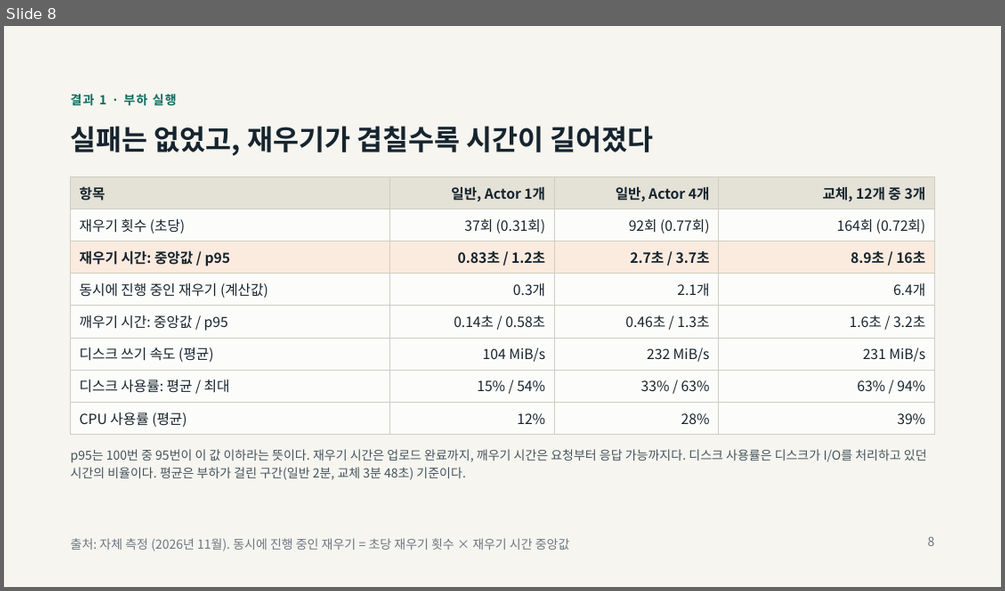
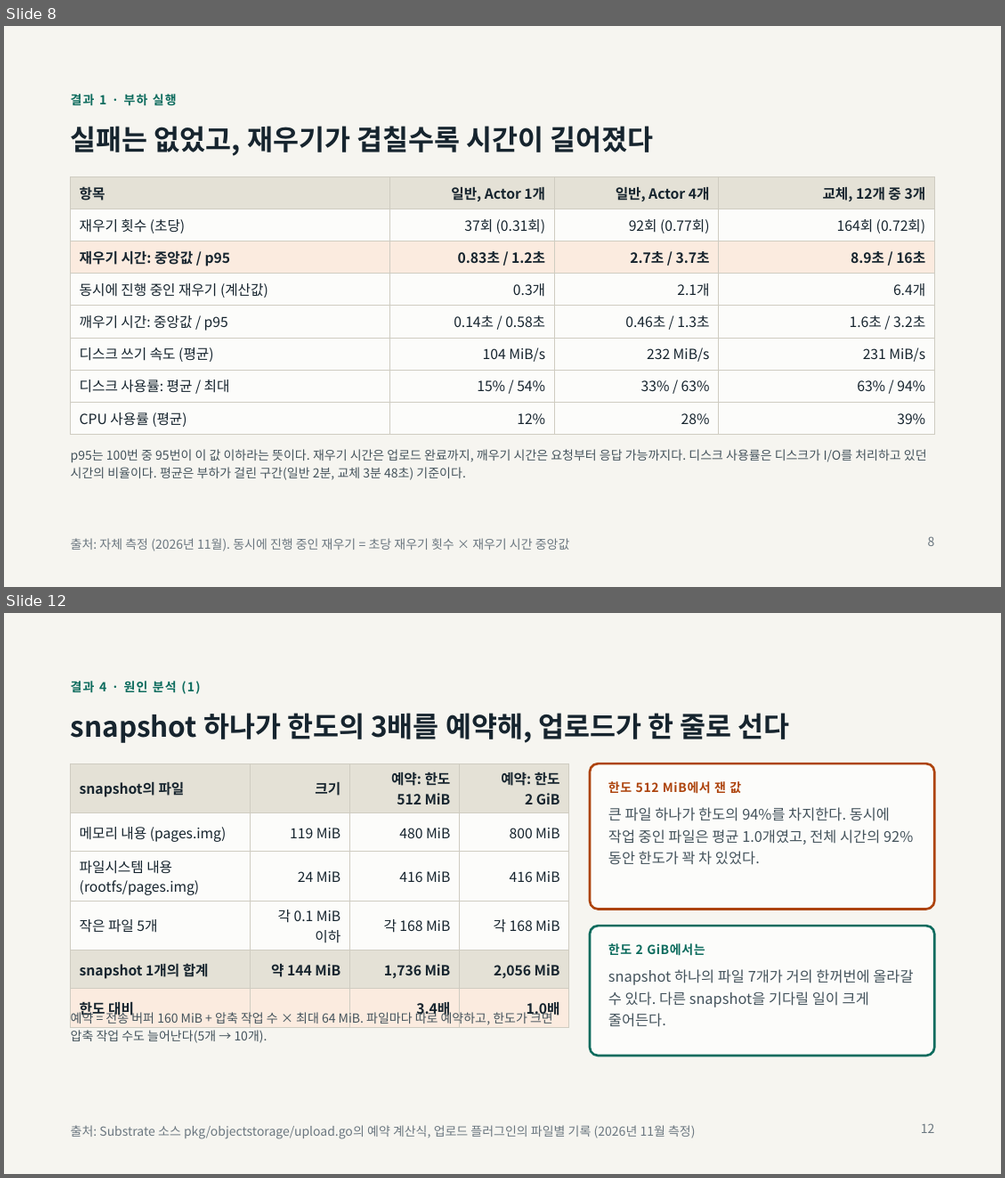
Before and after one commit to taejin-oh/agent-suspend-bench, a slide deck: docs/presentation/agent-substrate-suspend-bench.pptx. Shown one above the other, each under a label of ours: slide 8 before the commit, slides 8 and 12 after it; the slides between them are not shown. The pictures are 1005x591 and 1005x1178 pixels, drawn with LibreOffice and Linux fonts; fonts in the diff are those of the drawing. Boxes give left, top, right and bottom in pixels: in the first picture for what was removed or moved away, otherwise in the second. Text is boxed around its words. In the diff, an @@ line names an element or a change of style, - is before the commit and + after.

```diff
--- a/docs/presentation/agent-substrate-suspend-bench.pptx
+++ b/docs/presentation/agent-substrate-suspend-bench.pptx
@@ slide 12 added at (4,613,1001,1174), background #F6F5F0 @@
@@ text added at (71,681,200,694), 12 pt, text #0C6B5D, bold @@
+결과 4 · 원인 분석 (1)
@@ title added at (71,713,790,743), 27 pt, text #16242E, bold @@
+snapshot 하나가 한도의 3배를 예약해, 업로드가 한 줄로 선다
@@ table added at (71,763,569,1022), 6 rows, 4 columns @@
+snapshot의 파일 | 크기 | 예약: 한도 512 MiB | 예약: 한도 2 GiB
+메모리 내용 (pages.img) | 119 MiB | 480 MiB | 800 MiB
+파일시스템 내용 (rootfs/pages.img) | 24 MiB | 416 MiB | 416 MiB
+작은 파일 5개 | 각 0.1 MiB 이하 | 각 168 MiB | 각 168 MiB
+snapshot 1개의 합계 | 약 144 MiB | 1,736 MiB | 2,056 MiB
+한도 대비 |  | 3.4배 | 1.0배
@@ rounded rectangle added at (590,763,934,908), fill #FCFCFA, outline #AD430C 2.25 pt @@
@@ text added at (608,781,913,865), 14 pt, text #44535C @@
+한도 512 MiB에서 잰 값
+큰 파일 하나가 한도의 94%를 차지한다. 동시에 작업 중인 파일은 평균 1.0개였고, 전체 시간의 92% 동안 한도가 꽉 차 있었다.
@@ rounded rectangle added at (590,925,934,1055), fill #FCFCFA, outline #0C6B5D 2.25 pt @@
@@ text added at (608,943,913,1027), 14 pt, text #44535C @@
+한도 2 GiB에서는
+snapshot 하나의 파일 7개가 거의 한꺼번에 올라갈 수 있다. 다른 snapshot을 기다릴 일이 크게 줄어든다.
@@ text added at (71,1010,553,1043), 12 pt, text #44535C @@
+예약 = 전송 버퍼 160 MiB + 압축 작업 수 × 최대 64 MiB. 파일마다 따로 예약하고, 한도가 크면 압축 작업 수도 늘어난다(5개 → 10개).
@@ text added at (71,1125,696,1139), 12 pt, text #6B7780 @@
+출처: Substrate 소스 pkg/objectstorage/upload.go의 예약 계산식, 업로드 플러그인의 파일별 기록 (2026년 11월 측정)
@@ page number added at (921,1123,935,1133), 12 pt, text #6B7780 @@
+12
```
Also in this commit, not shown: 4 slides changed, 1 other slide added, 30 other files.
